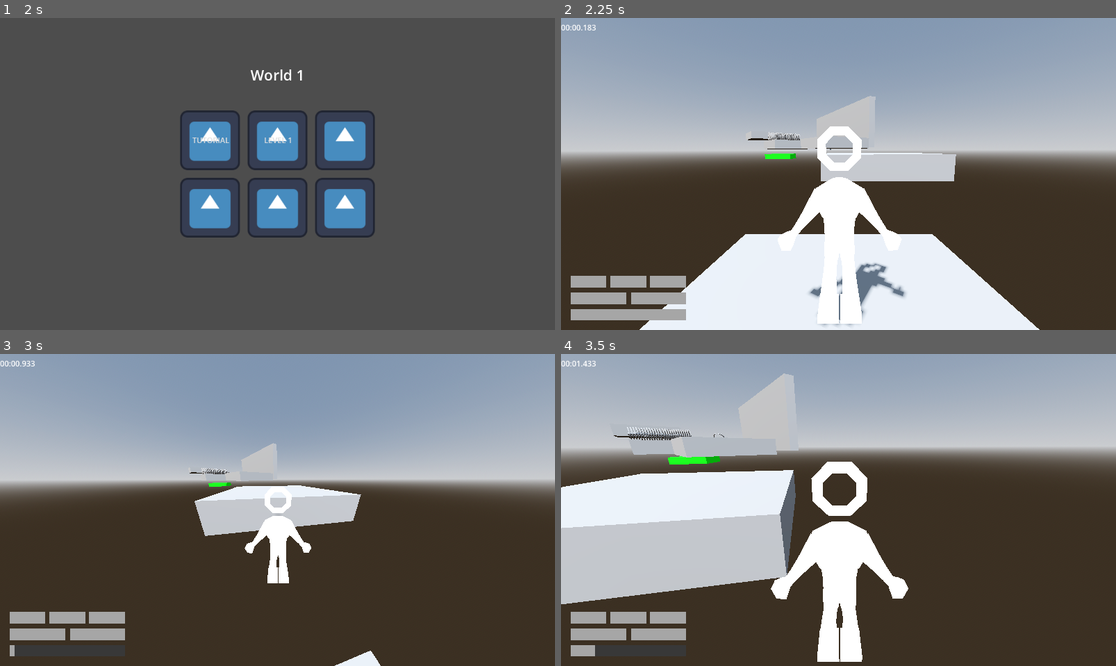
Above: before the commit, frames 1-4 (two rows, left to right).
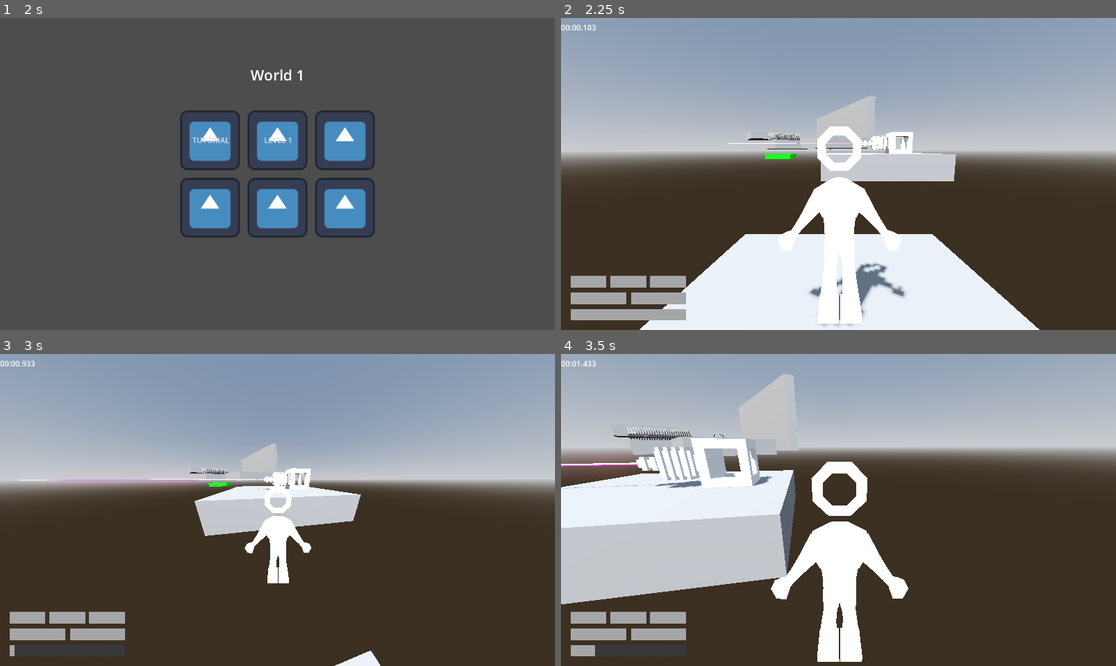
Above: after the commit, the same moments.

Repository: jpvds1/DDJD
Game: Godot game, scene res://scenes/game_controller.tscn
Same seed, same stepped clock (60 frames per second), same inputs: the game is played once before the commit and once after it. The engine's default icon, where the game draws it, is replaced by a stand-in: a white triangle on a blue panel in a dark square.
Inputs (mouse positions are in pixels of both pictures, inside the frame that each line leads up to):
- Up to frame 1 (2 s): click "Continue as Guest" at 0.5 s; click "Play" at 1.25 s
- Up to frame 2 (2.25 s): click "LEVEL 1" at 2 s
- Up to frame 3 (3 s): tap Enter at 2.75 s; move the mouse to (305, 510) at 2.77 s; hold W (move_forwards) from 2.78 s (still down); tap Q (dash) at 2.85 s
- Up to frame 4 (3.5 s): keep holding W (move_forwards); tap Space (jump) at 3.02 s

Frame 1 is identical in both runs. In frame 2, 0.5% of the frame differs, in the area x 30-64%, y 36-44%; in frame 3, 0.5%; in frame 4, 2.1%, in the area x 0-39%, y 26-44%.

Commit message:
refactor(laser): improve node hierarchy

Diff:
--- a/platformer-game/scenes/building_materials/laser.tscn
+++ b/platformer-game/scenes/building_materials/laser.tscn
@@ -7,8 +7,8 @@
 [sub_resource type="BoxShape3D" id="BoxShape3D_6nnwf"]
 size = Vector3(1.0144615, 1.0269623, 2.2875671)
 
-[sub_resource type="CylinderShape3D" id="CylinderShape3D_3352m"]
-height = 7.3552246
+[sub_resource type="CylinderShape3D" id="CylinderShape3D_6nnwf"]
+height = 8.269623
 radius = 0.04
 
 [sub_resource type="Animation" id="Animation_pp67n"]
@@ -16,34 +16,7 @@
 tracks/0/type = "value"
 tracks/0/imported = false
 tracks/0/enabled = true
-tracks/0/path = NodePath("Hitbox/Killzone/CollisionShape3D:disabled")
-tracks/0/interp = 1
-tracks/0/loop_wrap = true
-tracks/0/keys = {
-"times": PackedFloat32Array(0, 0.0001),
-"transitions": PackedFloat32Array(1, 1),
-"update": 1,
-"values": [false, false]
-}
-tracks/1/type = "value"
-tracks/1/imported = false
-tracks/1/enabled = true
-tracks/1/path = NodePath("Visuals/Cylinder_007:visible")
-tracks/1/interp = 1
-tracks/1/loop_wrap = true
-tracks/1/keys = {
-"times": PackedFloat32Array(0),
-"transitions": PackedFloat32Array(1),
-"update": 1,
-"values": [true]
-}
-
-[sub_resource type="Animation" id="Animation_ma8ym"]
-resource_name = "off"
-tracks/0/type = "value"
-tracks/0/imported = false
-tracks/0/enabled = true
-tracks/0/path = NodePath("Hitbox/Killzone/CollisionShape3D:disabled")
+tracks/0/path = NodePath("Visuals/Cylinder_007:visible")
 tracks/0/interp = 1
 tracks/0/loop_wrap = true
 tracks/0/keys = {
@@ -55,7 +28,7 @@
 tracks/1/type = "value"
 tracks/1/imported = false
 tracks/1/enabled = true
-tracks/1/path = NodePath("Visuals/Cylinder_007:visible")
+tracks/1/path = NodePath("Killzone/CollisionShape3D:disabled")
 tracks/1/interp = 1
 tracks/1/loop_wrap = true
 tracks/1/keys = {
@@ -65,12 +38,12 @@
 "values": [false]
 }
 
-[sub_resource type="Animation" id="Animation_k85rx"]
-resource_name = "on"
+[sub_resource type="Animation" id="Animation_ma8ym"]
+resource_name = "off"
 tracks/0/type = "value"
 tracks/0/imported = false
 tracks/0/enabled = true
-tracks/0/path = NodePath("Hitbox/Killzone/CollisionShape3D:disabled")
+tracks/0/path = NodePath("Visuals/Cylinder_007:visible")
 tracks/0/interp = 1
 tracks/0/loop_wrap = true
 tracks/0/keys = {
@@ -82,7 +55,7 @@
 tracks/1/type = "value"
 tracks/1/imported = false
 tracks/1/enabled = true
-tracks/1/path = NodePath("Visuals/Cylinder_007:visible")
+tracks/1/path = NodePath("Killzone/CollisionShape3D:disabled")
 tracks/1/interp = 1
 tracks/1/loop_wrap = true
 tracks/1/keys = {
@@ -90,6 +63,33 @@
 "transitions": PackedFloat32Array(1),
 "update": 1,
 "values": [true]
+}
+
+[sub_resource type="Animation" id="Animation_k85rx"]
+resource_name = "on"
+tracks/0/type = "value"
+tracks/0/imported = false
+tracks/0/enabled = true
+tracks/0/path = NodePath("Visuals/Cylinder_007:visible")
+tracks/0/interp = 1
+tracks/0/loop_wrap = true
+tracks/0/keys = {
+"times": PackedFloat32Array(0),
+"transitions": PackedFloat32Array(1),
+"update": 1,
+"values": [true]
+}
+tracks/1/type = "value"
+tracks/1/imported = false
+tracks/1/enabled = true
+tracks/1/path = NodePath("Killzone/CollisionShape3D:disabled")
+tracks/1/interp = 1
+tracks/1/loop_wrap = true
+tracks/1/keys = {
+"times": PackedFloat32Array(0),
+"transitions": PackedFloat32Array(1),
+"update": 1,
+"values": [false]
 }
 
 [sub_resource type="AnimationLibrary" id="AnimationLibrary_haumu"]
@@ -102,7 +102,7 @@
 [node name="Laser" type="StaticBody3D" unique_id=429633351]
 script = ExtResource("1_0vpv2")
 
-[node name="CollisionShape3D" type="CollisionShape3D" parent="." unique_id=1029651562]
+[node name="BodyCollider" type="CollisionShape3D" parent="." unique_id=1029651562]
 transform = Transform3D(1, 0, 0, 0, 1, 0, 0, 0, 1, 0.0028452277, 0.5184097, 1.1559601)
 shape = SubResource("BoxShape3D_6nnwf")
 
@@ -112,14 +112,11 @@
 [node name="Cylinder_007" parent="Visuals" index="1" unique_id=1834520319]
 transform = Transform3D(1, 0, 0, 0, 0.99999994, 0, 0, 0, 0.99999994, 0, 1.8237262, -1.1920929e-07)
 
-[node name="Hitbox" type="Node3D" parent="." unique_id=1352457121]
-transform = Transform3D(1, 0, 0, 0, 1, 0, 0, 0, 1.1200343, 0, 0, 0)
+[node name="Killzone" parent="." unique_id=767733067 instance=ExtResource("2_6nnwf")]
 
-[node name="Killzone" parent="Hitbox" unique_id=767733067 instance=ExtResource("2_6nnwf")]
-
-[node name="CollisionShape3D" parent="Hitbox/Killzone" index="0" unique_id=1440156319]
-transform = Transform3D(1, 0, 0, 0, -4.371139e-08, -1, 0, 1, -4.371139e-08, 0, 0.51864016, 5.756188)
-shape = SubResource("CylinderShape3D_3352m")
+[node name="CollisionShape3D" parent="Killzone" index="0" unique_id=1440156319]
+transform = Transform3D(1, 0, 0, 0, -4.371139e-08, -1, 0, 1, -4.371139e-08, 0, 0.49999988, 6.4301815)
+shape = SubResource("CylinderShape3D_6nnwf")
 
 [node name="AnimationPlayer" type="AnimationPlayer" parent="." unique_id=1215364353]
 libraries/ = SubResource("AnimationLibrary_haumu")
@@ -132,4 +129,4 @@
 [connection signal="timeout" from="Timer" to="." method="_on_timer_timeout"]
 
 [editable path="Visuals"]
-[editable path="Hitbox/Killzone"]
+[editable path="Killzone"]
--- a/platformer-game/scenes/levels/level_1.tscn
+++ b/platformer-game/scenes/levels/level_1.tscn
@@ -7,6 +7,7 @@
 [ext_resource type="PackedScene" uid="uid://dy8jnv2byaaoj" path="res://scenes/ui/main_UI.tscn" id="5_6761a"]
 [ext_resource type="PackedScene" uid="uid://bhr3nup1cprgt" path="res://scenes/building_materials/end_platform.tscn" id="5_sk5k4"]
 [ext_resource type="PackedScene" uid="uid://csjbg210nkp6l" path="res://scenes/building_materials/saw_group.tscn" id="7_oc4kc"]
+[ext_resource type="PackedScene" uid="uid://rtexe01uxxw6" path="res://scenes/building_materials/laser.tscn" id="10_excbq"]
 [ext_resource type="PackedScene" uid="uid://cwdtuabcl86cl" path="res://scenes/building_materials/runnable_wall.tscn" id="10_qxy0u"]
 [ext_resource type="PackedScene" uid="uid://u381latllpcp" path="res://scenes/building_materials/boost_ring.tscn" id="11_excbq"]
 
@@ -105,4 +106,7 @@
 [node name="Boost2" parent="Boosts" unique_id=6585585 instance=ExtResource("11_excbq")]
 transform = Transform3D(1, 0, 0, 0, 0.7342868, -0.6788392, 0, 0.6788392, 0.7342868, 12.068403, 5.408269, 48.08239)
 
+[node name="Laser" parent="." unique_id=429633351 instance=ExtResource("10_excbq")]
+transform = Transform3D(-0.029195257, 0, 0.9995737, 0, 1, 0, -0.9995737, 0, -0.029195257, -3.5298958, 2.5495214, 7.2293344)
+
 [editable path="Killzone"]
